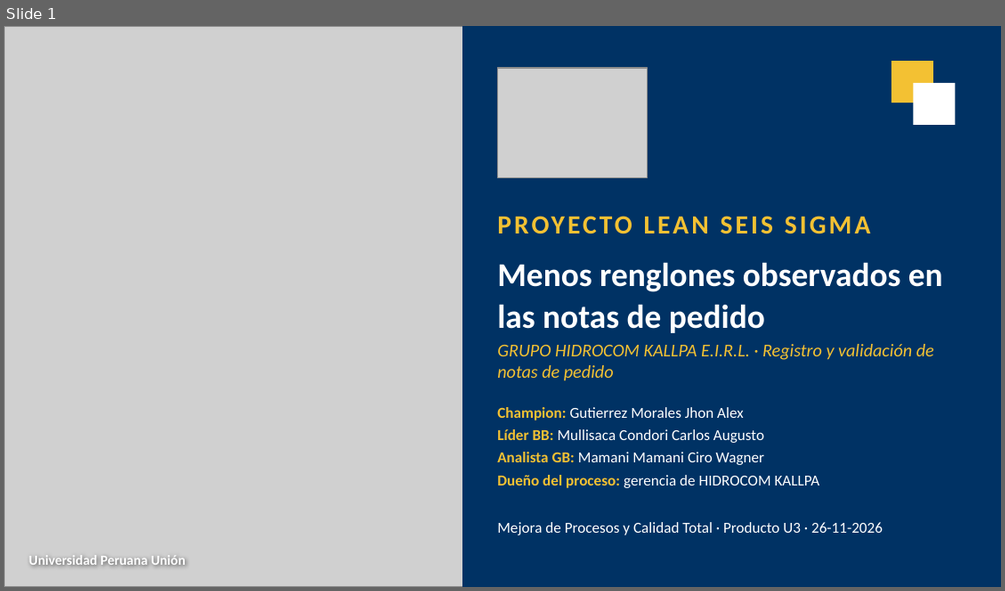
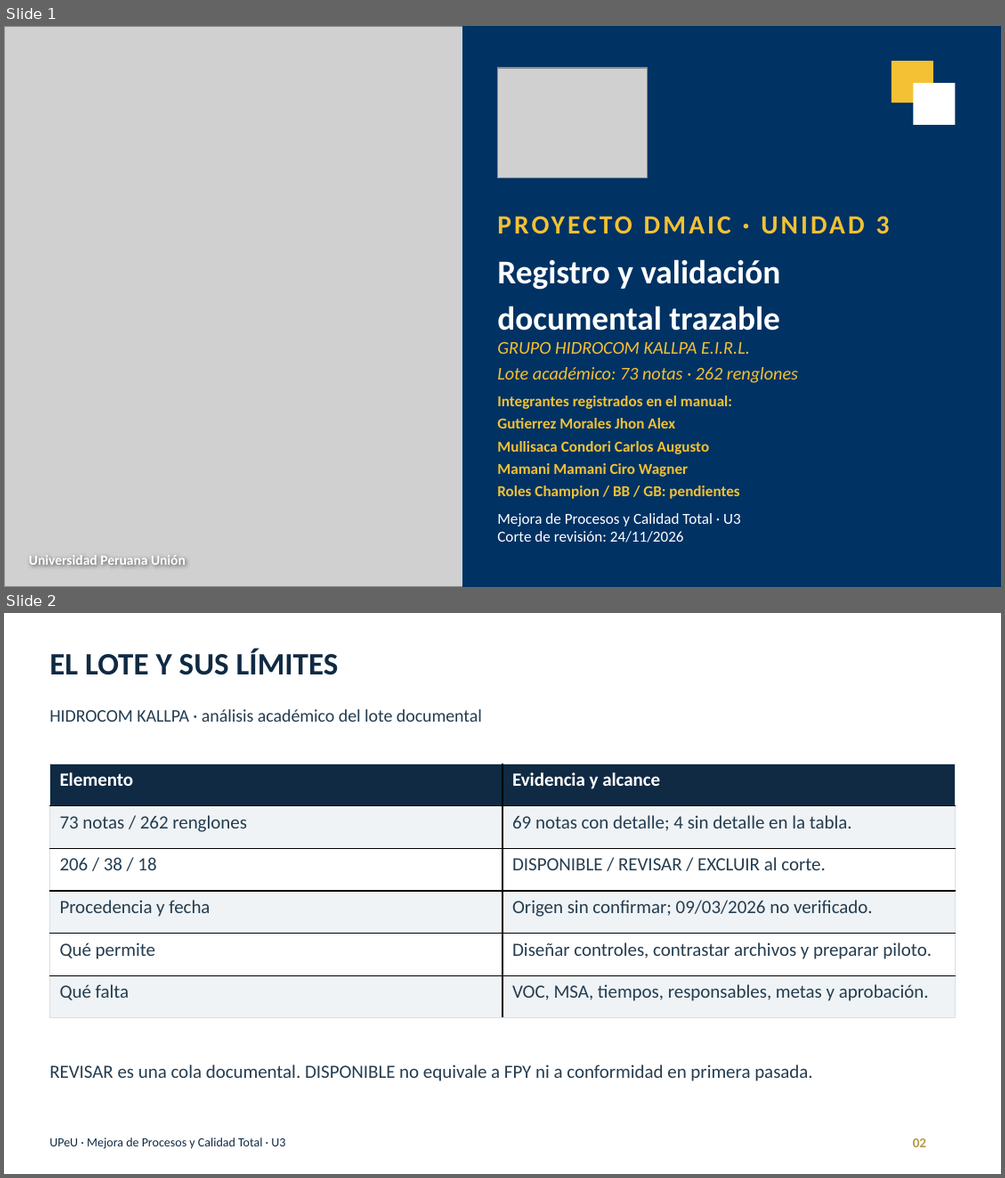
Before and after one commit to Nunclear/hidrocom-mejora-procesos-u3, a slide deck: 04_Producto_Final/U3_Presentacion_HIDROCOM.pptx. Shown one above the other, each under a label of ours: slide 1 before the commit, slides 1 and 2 after it. The pictures are 1005x591 and 1005x1178 pixels, drawn with LibreOffice and Linux fonts; fonts in the diff are those of the drawing; grey boxes stand for pictures. Boxes give left, top, right and bottom in pixels: in the first picture for what was removed or moved away, otherwise in the second. Text is boxed around its words. In the diff, an @@ line names an element or a change of style, - is before the commit and + after.

Commit message:
Integrar tres paquetes U3 completos, dashboard y validación reproducible

```diff
--- a/04_Producto_Final/U3_Presentacion_HIDROCOM.pptx
+++ b/04_Producto_Final/U3_Presentacion_HIDROCOM.pptx
@@ slide 2 added at bbox=[4, 613, 1001, 1174], background #FFFFFF @@
@@ text added at bbox=[49, 649, 339, 675], 22.5 pt, text #102A43, bold @@
+EL LOTE Y SUS LÍMITES
@@ text added at bbox=[49, 709, 482, 722], 12.8 pt, text #253D50 @@
+HIDROCOM KALLPA · análisis académico del lote documental
@@ table added at bbox=[50, 763, 955, 1018], 6 rows, 2 columns @@
+Elemento | Evidencia y alcance
+73 notas / 262 renglones | 69 notas con detalle; 4 sin detalle en la tabla.
+206 / 38 / 18 | DISPONIBLE / REVISAR / EXCLUIR al corte.
+Procedencia y fecha | Origen sin confirmar; 09/03/2026 no verificado.
+Qué permite | Diseñar controles, contrastar archivos y preparar piloto.
+Qué falta | VOC, MSA, tiempos, responsables, metas y aprobación.
@@ text added at bbox=[49, 1064, 812, 1081], 13.5 pt, text #253D50 @@
+REVISAR es una cola documental. DISPONIBLE no equivale a FPY ni a conformidad en primera pasada.
@@ text added at bbox=[49, 1137, 285, 1149], 9 pt, text #102A43 @@
+UPeU · Mejora de Procesos y Calidad Total · U3
@@ text added at bbox=[913, 1138, 926, 1147], 9.8 pt, text #B49A4E, bold @@
+02
@@ slide 1 changed as well @@
@@ text at bbox=[876, 216, 890, 234]: text changed @@
-PROYECTO LEAN SEIS SIGMA
+PROYECTO DMAIC · UNIDAD 3
@@ text at bbox=[497, 259, 780, 330]: text changed @@
-Menos renglones observados en las notas de pedido
+Registro y validación
+documental trazable
@@ text at bbox=[497, 342, 798, 383]: text changed @@
-GRUPO HIDROCOM KALLPA E.I.R.L. · Registro y validación de notas de pedido
+GRUPO HIDROCOM KALLPA E.I.R.L.
+Lote académico: 73 notas · 262 renglones
@@ text at bbox=[497, 395, 739, 499]: text changed; text colour #FFFFFF to #F3C133; bold on @@
-Champion: Gutierrez Morales Jhon Alex
-Líder BB: Mullisaca Condori Carlos Augusto
-Analista GB: Mamani Mamani Ciro Wagner
-Dueño del proceso: gerencia de HIDROCOM KALLPA
+Integrantes registrados en el manual:
+Gutierrez Morales Jhon Alex
+Mullisaca Condori Carlos Augusto
+Mamani Mamani Ciro Wagner
+Roles Champion / BB / GB: pendientes
@@ text at bbox=[497, 513, 741, 542]: text changed @@
-Mejora de Procesos y Calidad Total · Producto U3 · 26-11-2026
+Mejora de Procesos y Calidad Total · U3
+Corte de revisión: 24/11/2026
```
Also in this commit, not shown: 11 other slides added, 12 slides removed, 46 other files.
